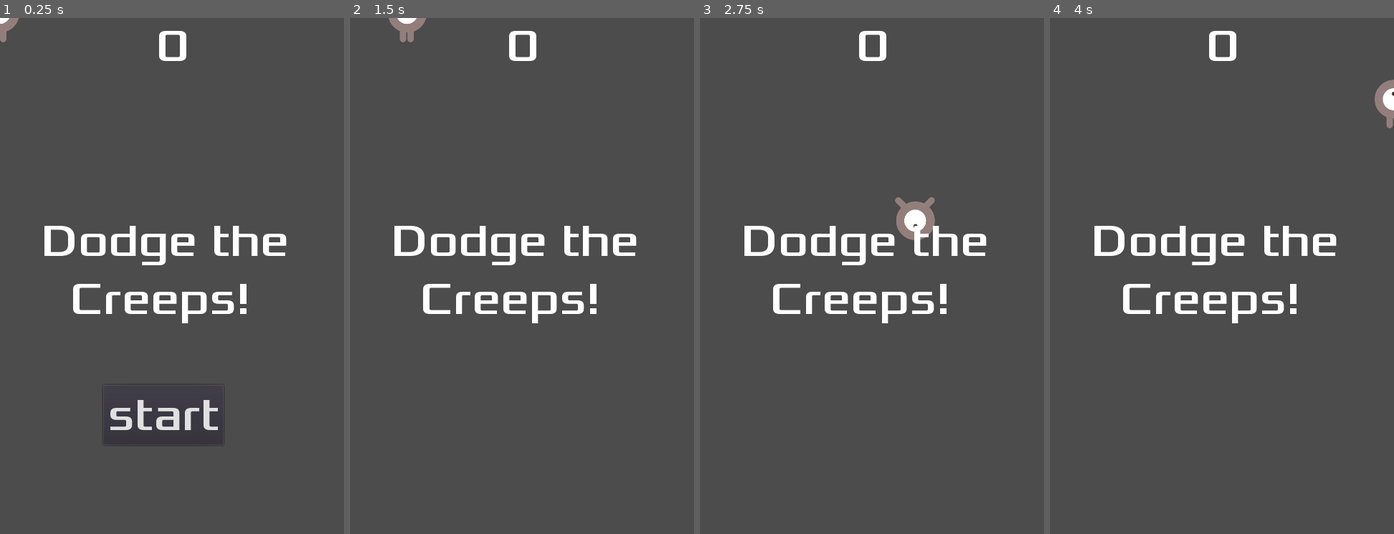
Above: before the commit, frames 1-4 (left to right).
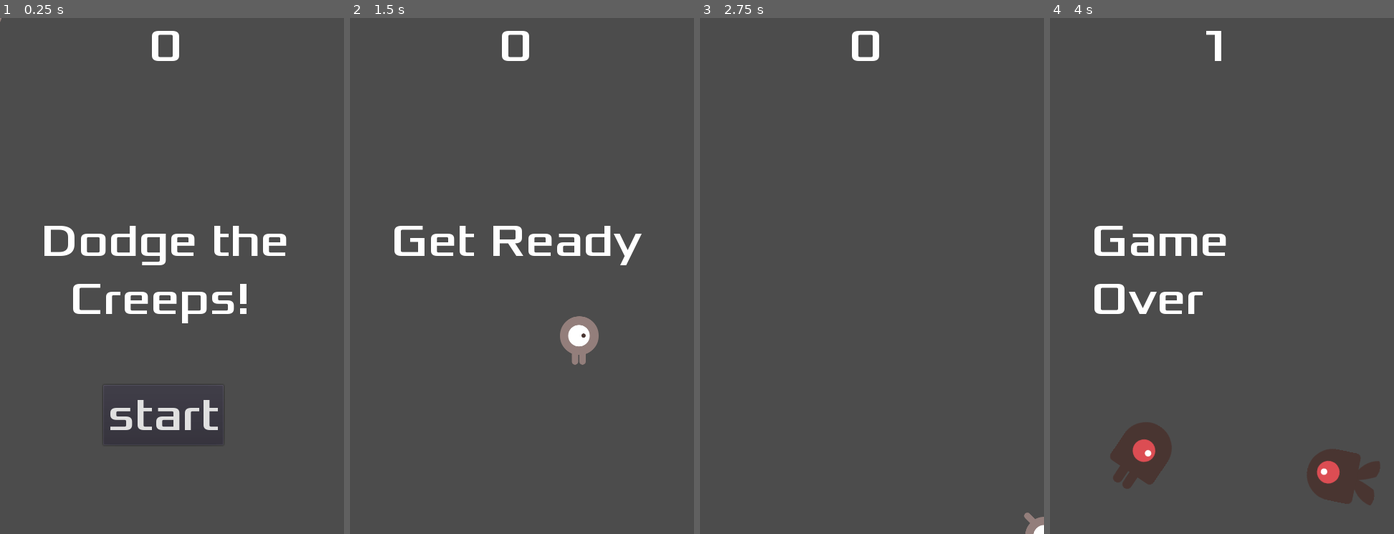
Above: after the commit, the same moments.

Repository: wengzixuan/game
Game: Godot game, scene res://main.tscn
Same seed, same stepped clock (60 frames per second), same inputs: the game is played once before the commit and once after it.
Inputs:
- Up to frame 1 (0.25 s): no input
- Up to frame 2 (1.5 s): click "start" at 0.5 s; tap Enter at 1.25 s; hold D (move_right) from 1.28 s (still down)
- Up to frame 3 (2.75 s): release D (move_right) at 2.03 s; hold S (move_down) from 2.03 s (still down)
- Up to frame 4 (4 s): release S (move_down) at 2.78 s; hold D (move_right) 2.78-3.53 s; hold W (move_up) from 3.53 s (still down)

The runs differ from the first frame. In frame 1, 0.6% of the frame differs, in the area x 0-55%, y 0-9%; in frame 2, 4.3%; in frame 3, 4.2%; in frame 4, 6.8%, in the area x 12-100%, y 2-95%.

Commit message:
基本完成2D游戏（差个最后总结）

Diff:
--- a/HUD.tscn
+++ b/HUD.tscn
@@ -21,8 +21,8 @@
 [node name="ScoreLabel" type="Label" parent="."]
 anchor_left = 0.5
 anchor_right = 0.5
-margin_left = -22.5
-margin_right = 22.5
+margin_left = -32.0
+margin_right = 13.0
 margin_bottom = 78.0
 custom_fonts/font = SubResource( 1 )
 text = "0"
--- a/main.gd
+++ b/main.gd
@@ -70,7 +70,3 @@
 	pass # Replace with function body.
 	$MobTimer.start()
 	$ScoreTimer.start()
-
-
-func _on_HUD_start_game():
-	pass # Replace with function body.
--- a/main.tscn
+++ b/main.tscn
@@ -14,7 +14,8 @@
 script = ExtResource( 2 )
 mob_scene = ExtResource( 3 )
 
-[node name="player" parent="." instance=ExtResource( 1 )]
+[node name="Player" parent="." instance=ExtResource( 1 )]
+position = Vector2( -24, 0 )
 __meta__ = {
 "_edit_group_": true
 }
@@ -38,9 +39,8 @@
 
 [node name="HUD" parent="." instance=ExtResource( 4 )]
 
-[connection signal="hit" from="player" to="." method="new_game"]
-[connection signal="hit" from="player" to="." method="game_over"]
+[connection signal="hit" from="Player" to="." method="game_over"]
 [connection signal="timeout" from="MobTimer" to="." method="_on_MobTimer_timeout"]
 [connection signal="timeout" from="ScoreTimer" to="." method="_on_ScoreTimer_timeout"]
 [connection signal="timeout" from="StartTimer" to="." method="_on_StartTimer_timeout"]
-[connection signal="start_game" from="HUD" to="." method="_on_HUD_start_game"]
+[connection signal="start_game" from="HUD" to="." method="new_game"]
--- a/player.gd
+++ b/player.gd
@@ -57,7 +57,7 @@
 	$CollisionShape2D.disabled = false
 
 
-func _on_player_body_entered(body):
+func _on_player_body_entered(_body):
 	pass # Replace with function body.
 	hide() # Player disappears after being hit.
 	emit_signal("hit")
